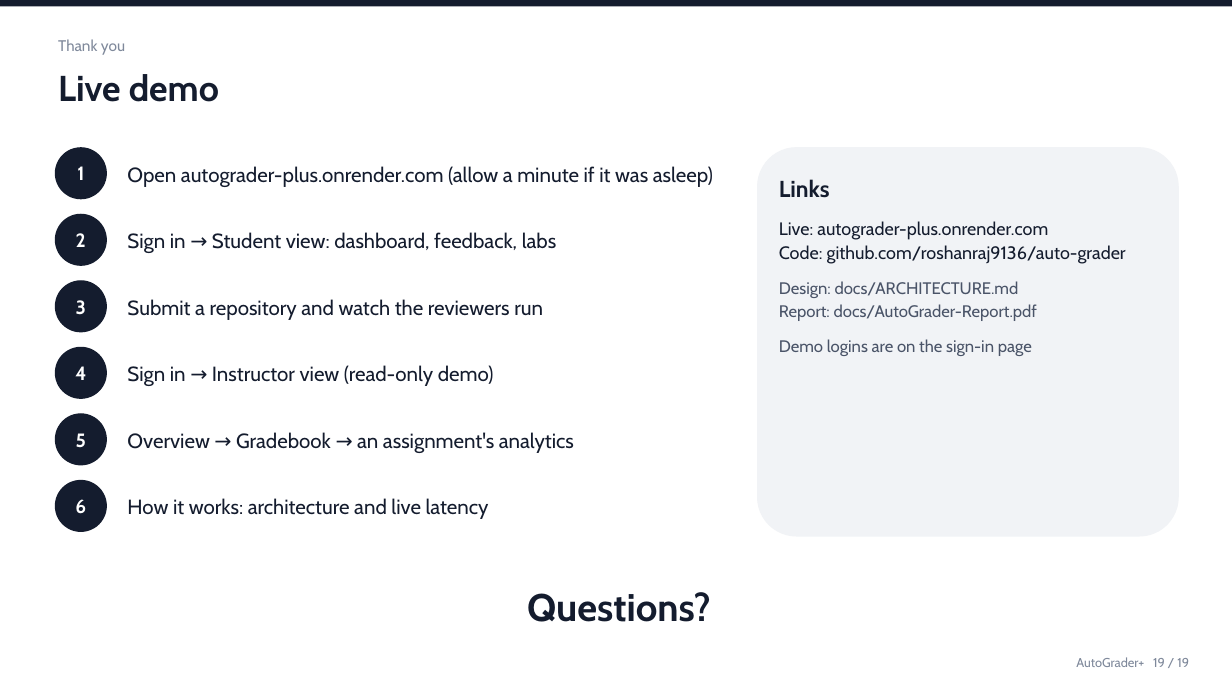
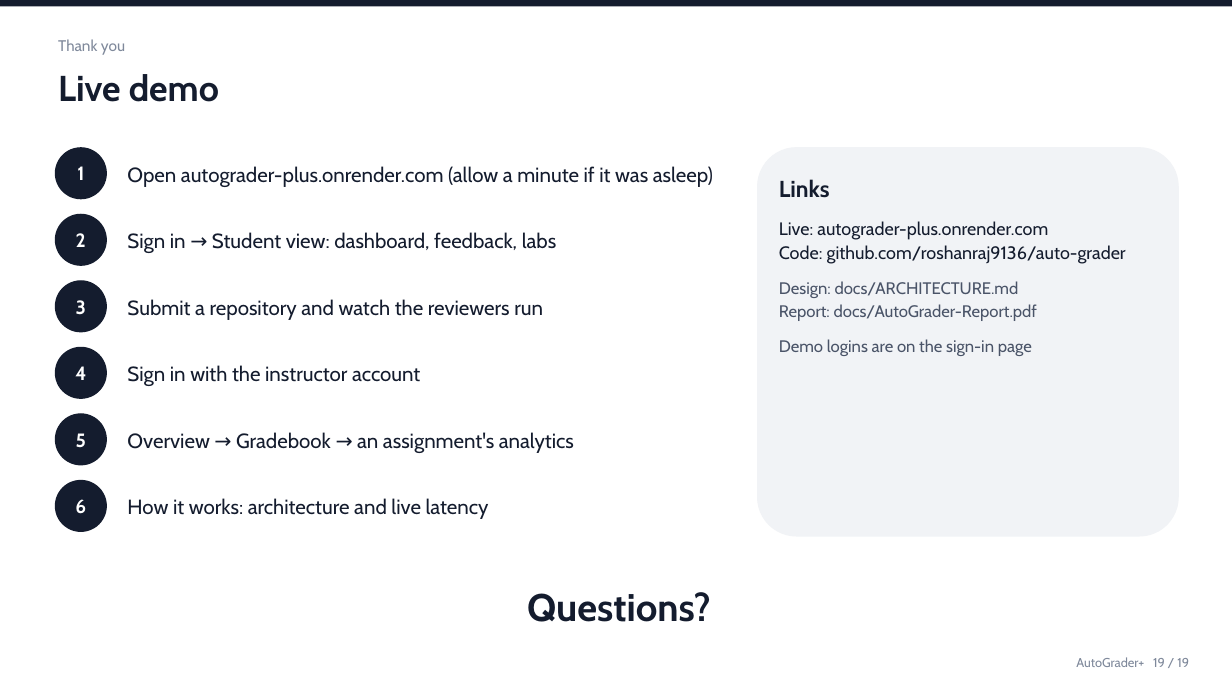
Before and after one commit to roshanraj9136/auto-grader, a slide deck: slide 19 of docs/AutoGrader.pptx. Drawn at 1232x693 pixels with LibreOffice and Linux fonts; fonts in the diff are those of the drawing. Boxes give left, top, right and bottom in pixels: in the first picture for what was removed or moved away, otherwise in the second. Text is boxed around its words. In the diff, an @@ line names an element or a change of style, - is before the commit and + after.

```diff
--- a/docs/AutoGrader.pptx
+++ b/docs/AutoGrader.pptx
@@ text at <box>127,365,420,386</box>: text changed @@
-Sign in → Instructor view (read-only demo)
+Sign in with the instructor account
```
Also in this commit, not shown: 1 other slide changed, 13 other files.
